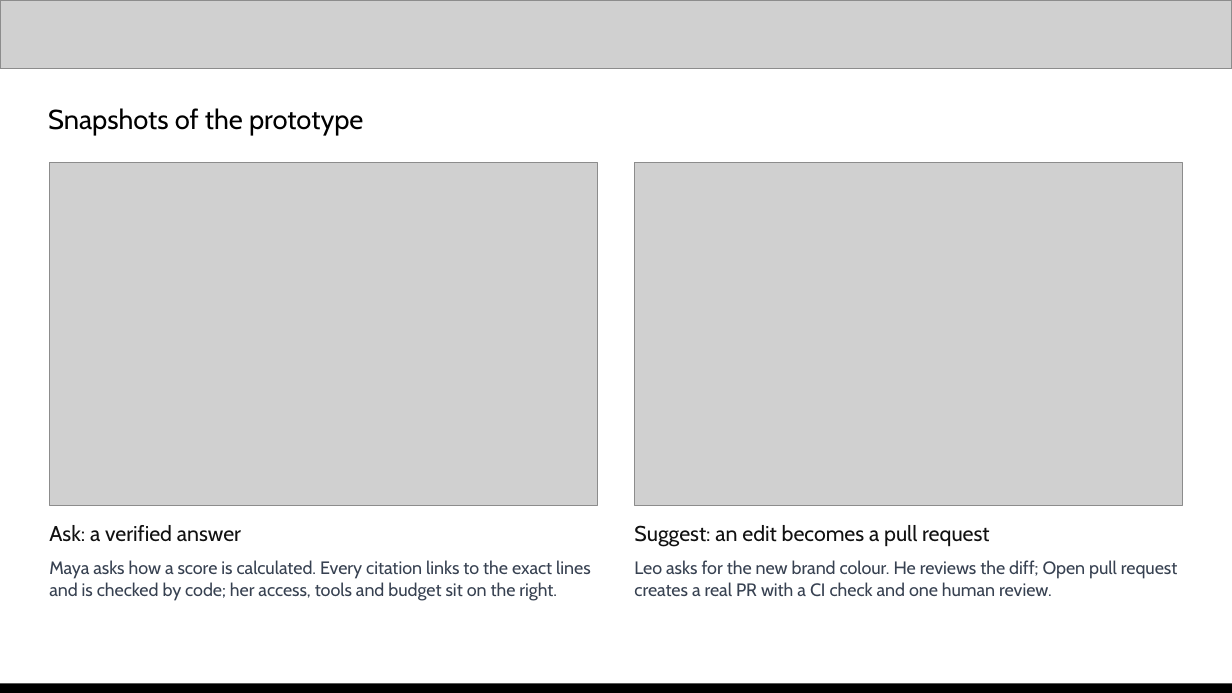
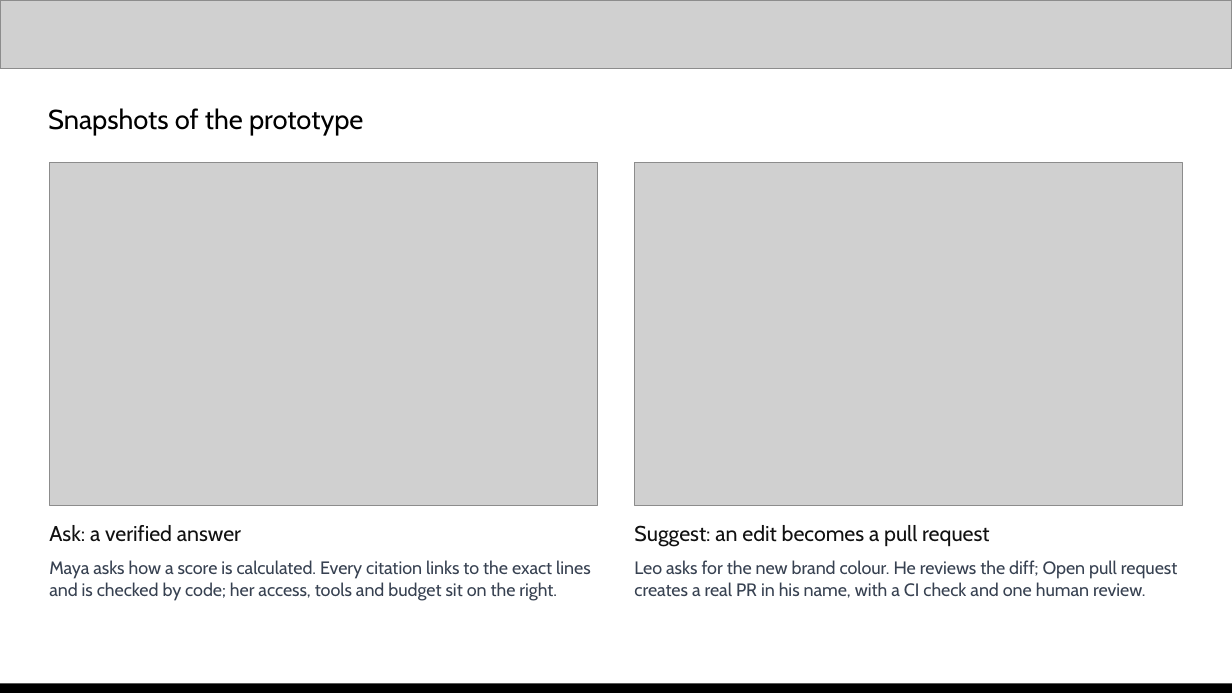
Before and after one commit to praveensaharan/RoleSpace, a slide deck: slide 13 of docs/deck/RoleSpace-AI-Builder-Cup-submission.pptx (slide 12 before the commit). Drawn at 1232x693 pixels with LibreOffice and Linux fonts; fonts in the diff are those of the drawing; grey boxes stand for pictures. Boxes give left, top, right and bottom in pixels: in the first picture for what was removed or moved away, otherwise in the second. Text is boxed around its words. In the diff, an @@ line names an element or a change of style, - is before the commit and + after.

```diff
--- a/docs/deck/RoleSpace-AI-Builder-Cup-submission.pptx
+++ b/docs/deck/RoleSpace-AI-Builder-Cup-submission.pptx
@@ text at (x1=634, y1=560, x2=1177, y2=598): text changed @@
-Leo asks for the new brand colour. He reviews the diff; Open pull request creates a real PR with a CI check and one human review.
+Leo asks for the new brand colour. He reviews the diff; Open pull request creates a real PR in his name, with a CI check and one human review.
```
Also in this commit, not shown: 6 other slides changed, 3 slides added, 42 other files.
